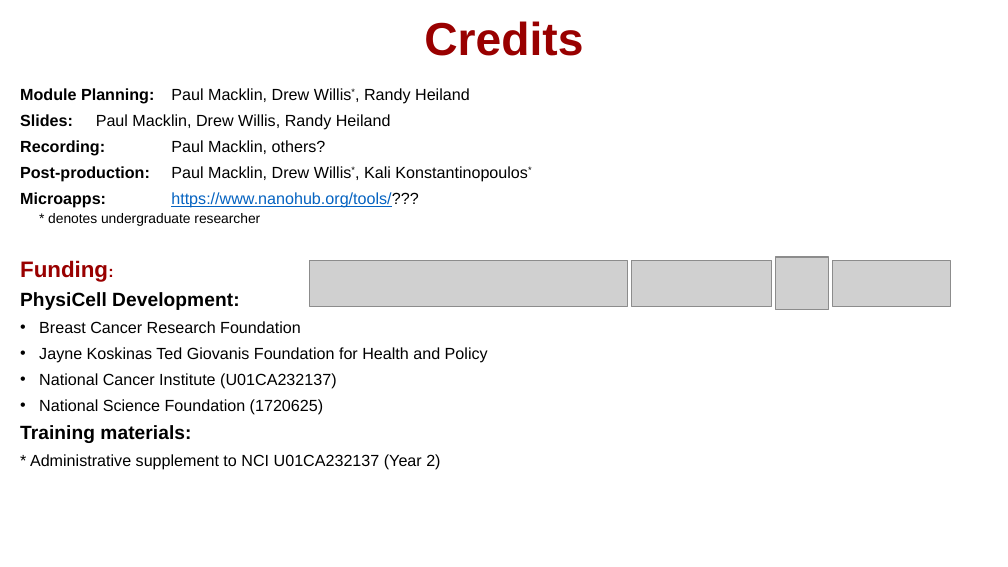
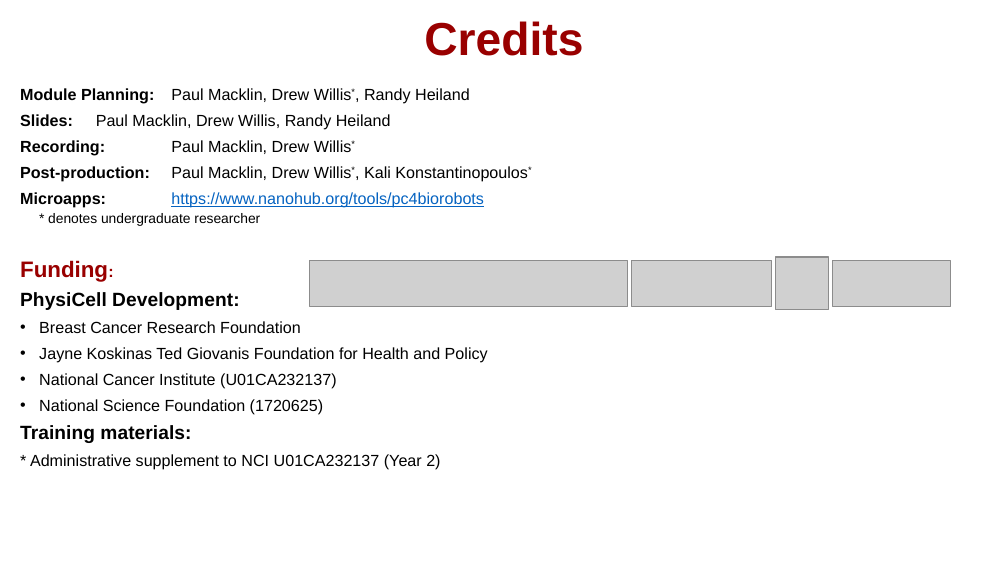
Before and after one commit to physicell-training/02-How-to-nanoHUB, a slide deck: slide 16 of pptx_source/02-How-to-nanoHUB.pptx (slide 14 before the commit). Drawn at 1008x567 pixels with LibreOffice and Linux fonts; fonts in the diff are those of the drawing; grey boxes stand for pictures; background and template pictures are left out. Boxes give left, top, right and bottom in pixels: in the first picture for what was removed or moved away, otherwise in the second. Text is boxed around its words. In the diff, an @@ line names an element or a change of style, - is before the commit and + after.

```diff
--- a/pptx_source/02-How-to-nanoHUB.pptx
+++ b/pptx_source/02-How-to-nanoHUB.pptx
@@ text at [20, 140, 352, 156]: text changed @@
-Recording: Paul Macklin, others?
+Recording: Paul Macklin, Drew Willis*
@@ text at [20, 192, 484, 208]: text changed @@
-Microapps: https://www.nanohub.org/tools/???
+Microapps: https://www.nanohub.org/tools/pc4biorobots
```
Also in this commit, not shown: 4 other slides changed, 7 slides added, 5 slides removed, 1 other file.
